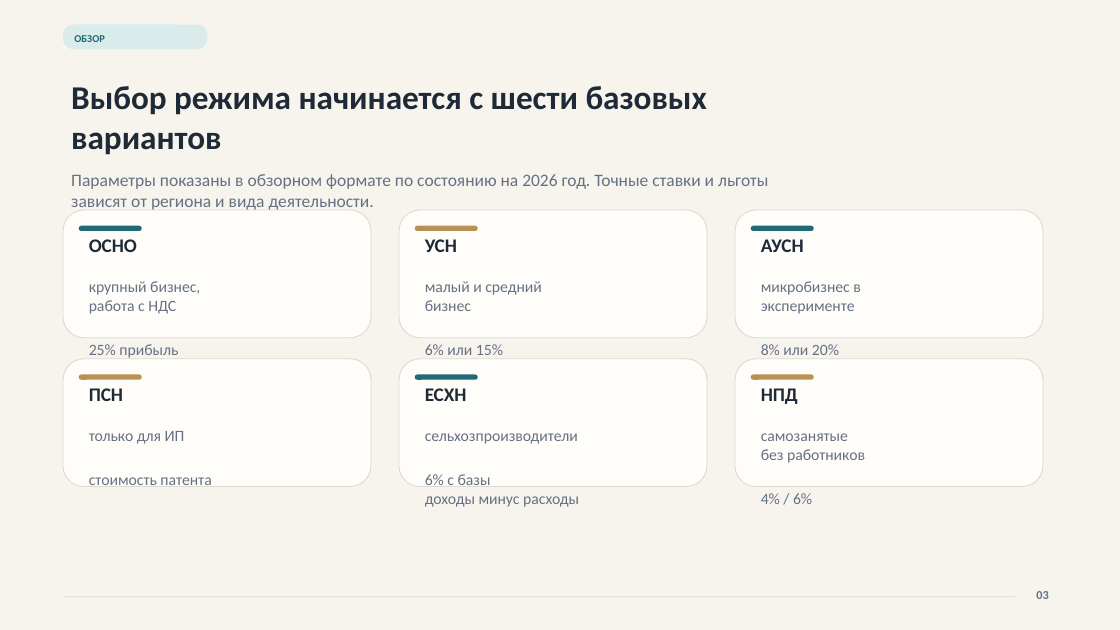
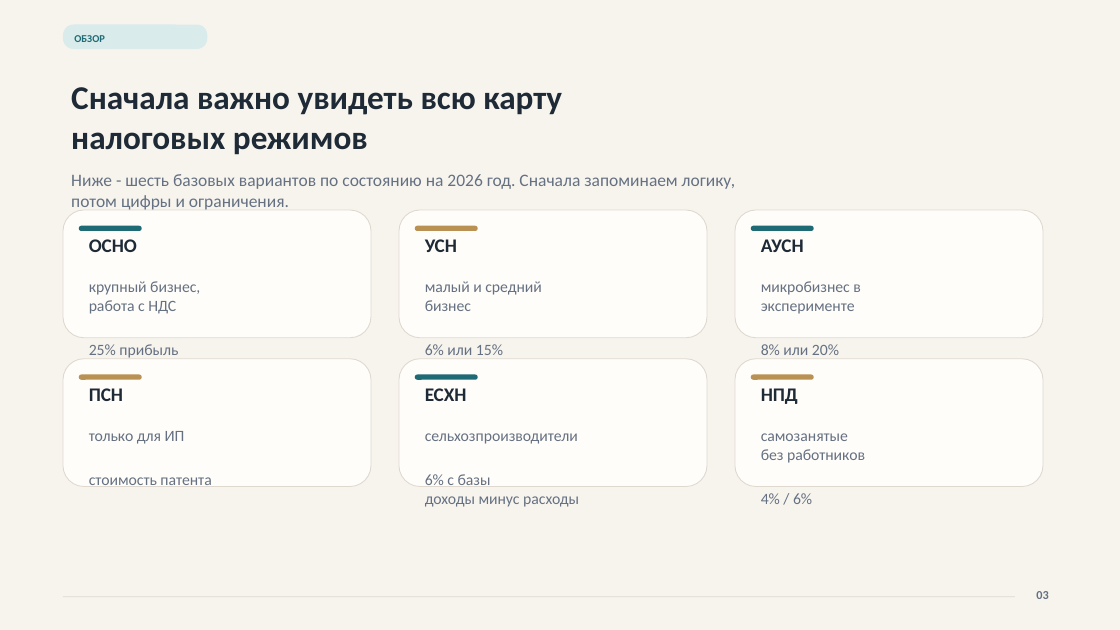
Before and after one commit to NeVika2026/nevikahub, a slide deck: slide 3 of ekaterina-tax-students/assets/tax-systems-ekaterina.pptx. Drawn at 1120x630 pixels with LibreOffice and Linux fonts; fonts in the diff are those of the drawing. Boxes give left, top, right and bottom in pixels: in the first picture for what was removed or moved away, otherwise in the second. Text is boxed around its words. In the diff, an @@ line names an element or a change of style, - is before the commit and + after.

```diff
--- a/ekaterina-tax-students/assets/tax-systems-ekaterina.pptx
+++ b/ekaterina-tax-students/assets/tax-systems-ekaterina.pptx
@@ text at <box>71,87,562,155</box>: text changed @@
-Выбор режима начинается с шести базовых вариантов
+Сначала важно увидеть всю карту налоговых режимов
@@ text at <box>71,174,736,210</box>: text changed @@
-Параметры показаны в обзорном формате по состоянию на 2026 год. Точные ставки и льготы зависят от региона и вида деятельности.
+Ниже - шесть базовых вариантов по состоянию на 2026 год. Сначала запоминаем логику, потом цифры и ограничения.
```
Also in this commit, not shown: 14 other slides changed, 3 other files.
